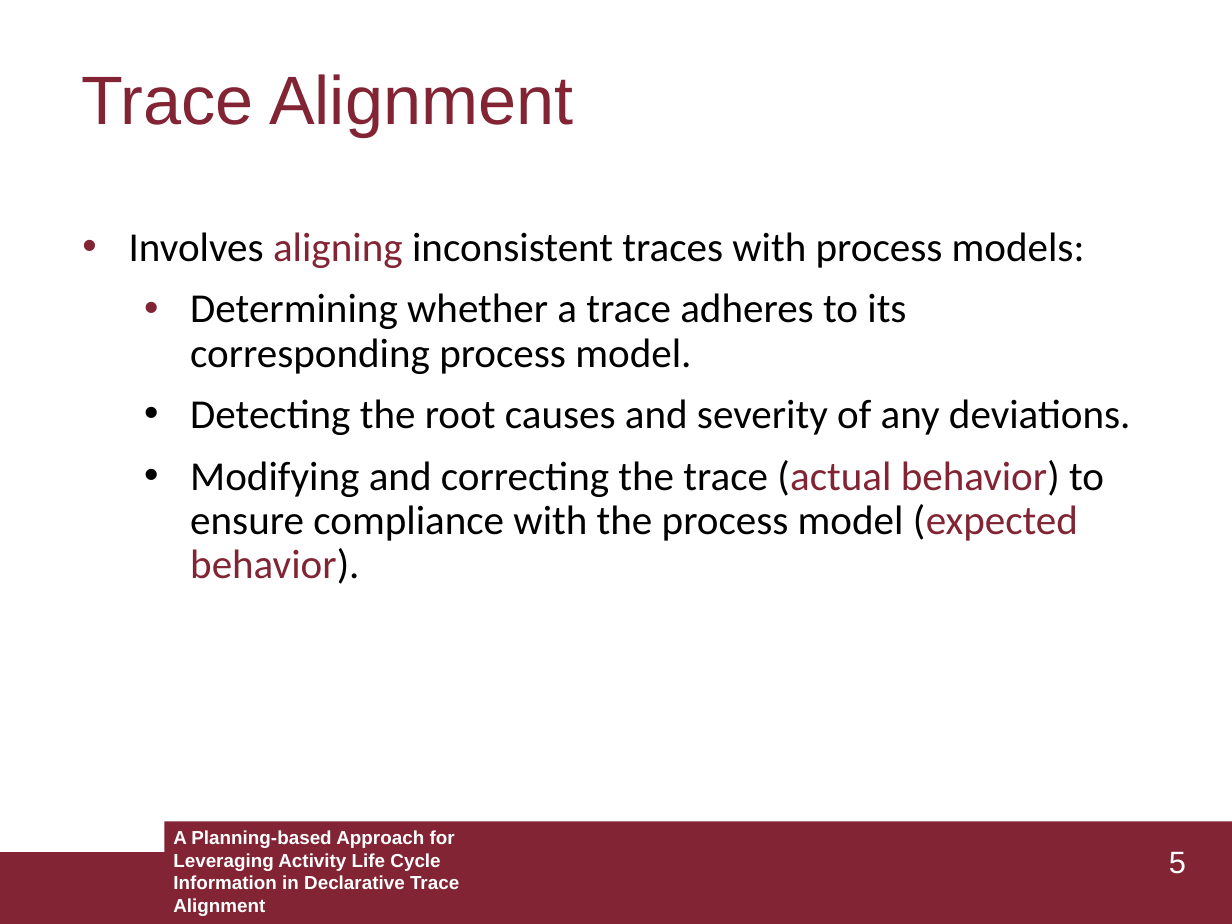
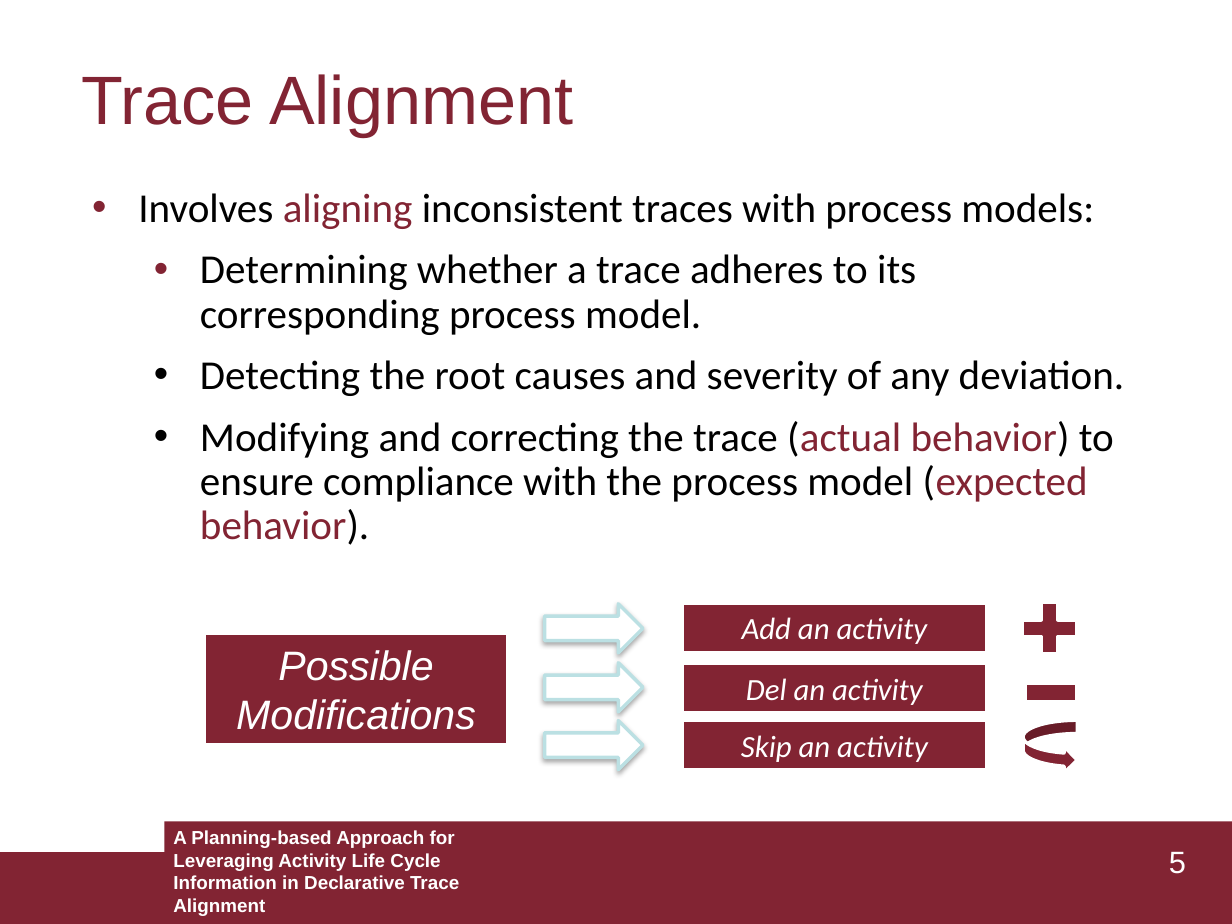
Before and after one commit to GianmarcoBordin/LifeCycleAligner, a slide deck: slide 5 of presentation/Thesis_presentation.pptx. Drawn at 1232x924 pixels with LibreOffice and Linux fonts; fonts in the diff are those of the drawing. Boxes give left, top, right and bottom in pixels: in the first picture for what was removed or moved away, otherwise in the second. Text is boxed around its words. In the diff, an @@ line names an element or a change of style, - is before the commit and + after.

```diff
--- a/presentation/Thesis_presentation.pptx
+++ b/presentation/Thesis_presentation.pptx
@@ text "Involves aligning inconsistent traces with ...": place and size @@
-text "Involves aligning inconsistent traces with ..." at box(129, 232, 1131, 584)
+text "Involves aligning inconsistent traces with ..." at box(138, 193, 1124, 545)
@@ text at box(200, 360, 1124, 396): text changed @@
-  • Detecting the root causes and severity of any deviations.
+  • Detecting the root causes and severity of any deviation.
@@ plus sign added at box(1013, 593, 1085, 664), fill #822433, outline #FFFFFF 2 pt @@
@@ right arrow added at box(545, 604, 643, 653), fill #FFFFFF, outline #BBE0E3 2 pt @@
@@ rectangle added at box(683, 602, 987, 652), fill #822433, outline #FFFFFF 2 pt, 18 pt, text #FFFFFF, italic @@
+Add an activity
@@ rectangle added at box(205, 633, 509, 745), fill #822433, outline #FFFFFF 2 pt, 24 pt, text #FFFFFF, italic @@
+Possible Modifications
@@ math minus added at box(1015, 653, 1085, 732), fill #822433, outline #FFFFFF 2 pt @@
@@ right arrow added at box(545, 663, 643, 712), fill #FFFFFF, outline #BBE0E3 2 pt @@
@@ rectangle added at box(683, 663, 987, 712), fill #822433, outline #FFFFFF 2 pt, 18 pt, text #FFFFFF, italic @@
+Del an activity
@@ right arrow added at box(545, 721, 643, 770), fill #FFFFFF, outline #BBE0E3 2 pt @@
@@ rectangle added at box(683, 721, 987, 770), fill #822433, outline #FFFFFF 2 pt, 18 pt, text #FFFFFF, italic @@
+Skip an activity
@@ curved right arrow added at box(1023, 721, 1077, 774), fill #822433, outline #FFFFFF 2 pt @@
```
Also in this commit, not shown: 10 other slides changed, 1 slide added, 1 slide removed, 1 other file.
